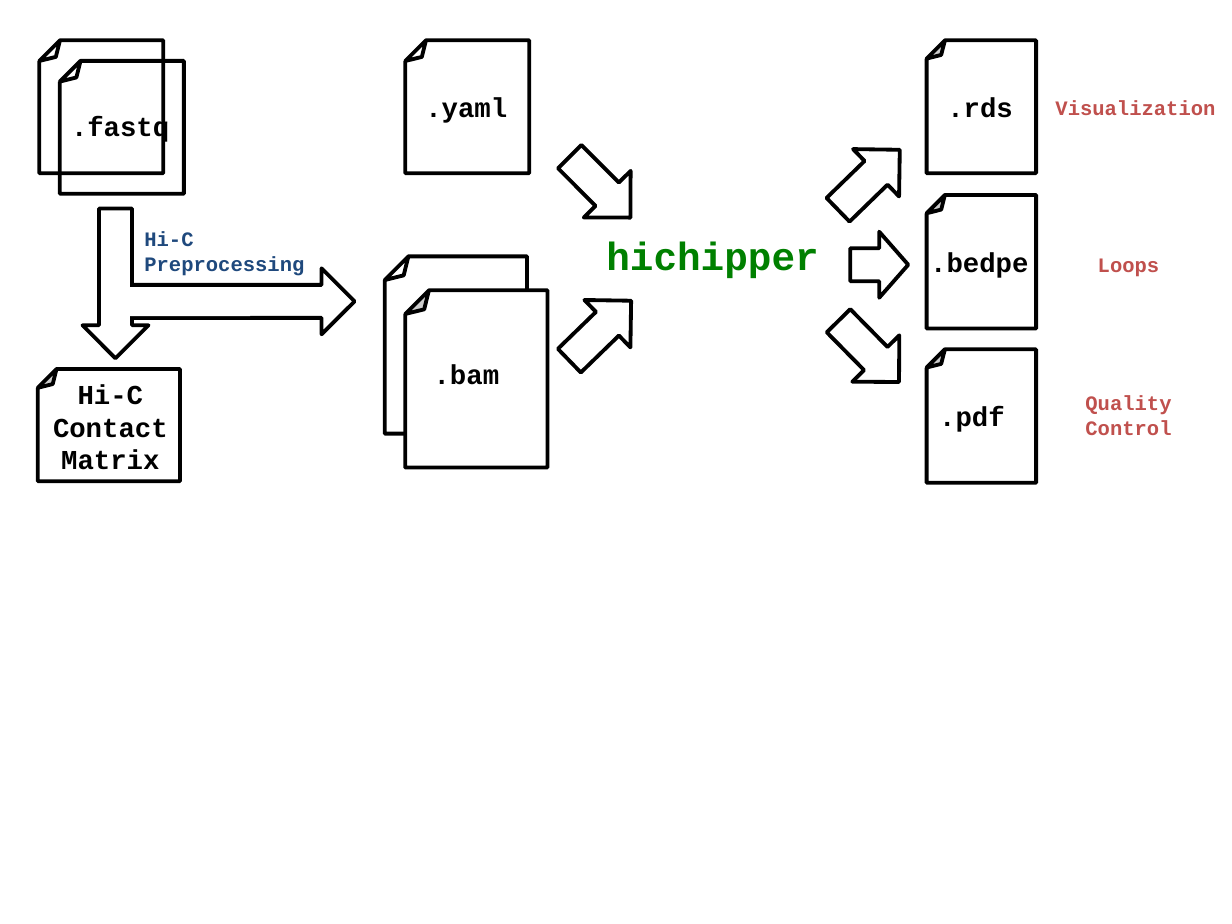
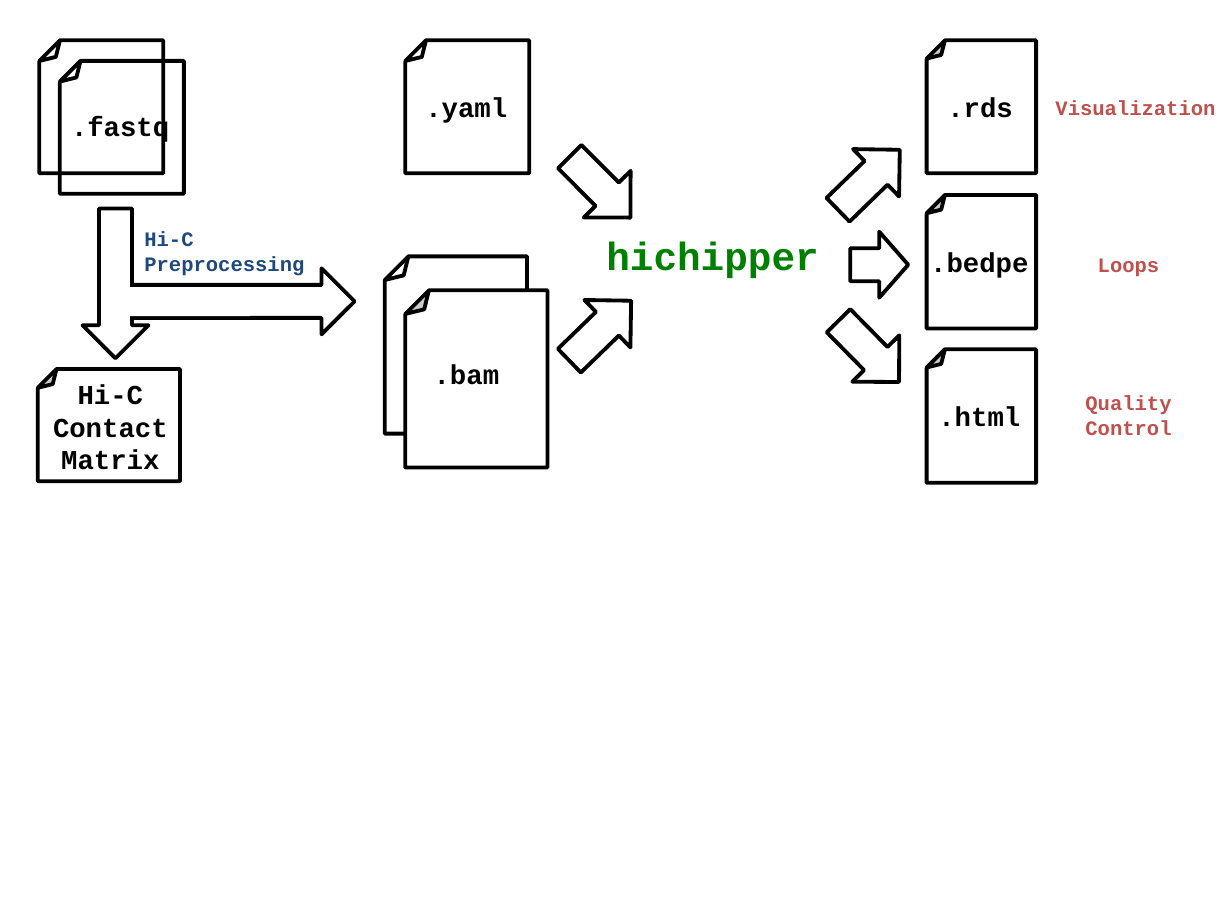
Before and after one commit to aryeelab/hichipper, a slide deck: slide 1 of media/Overview.pptx. Drawn at 1232x924 pixels with LibreOffice and Linux fonts; fonts in the diff are those of the drawing. Boxes give left, top, right and bottom in pixels: in the first picture for what was removed or moved away, otherwise in the second. Text is boxed around its words. In the diff, an @@ line names an element or a change of style, - is before the commit and + after.

Commit message:
html QC report rendering; update README

```diff
--- a/media/Overview.pptx
+++ b/media/Overview.pptx
@@ text at [938,407,1020,426]: text changed @@
-.pdf
+.html
```
Also in this commit, not shown: 14 other files.
